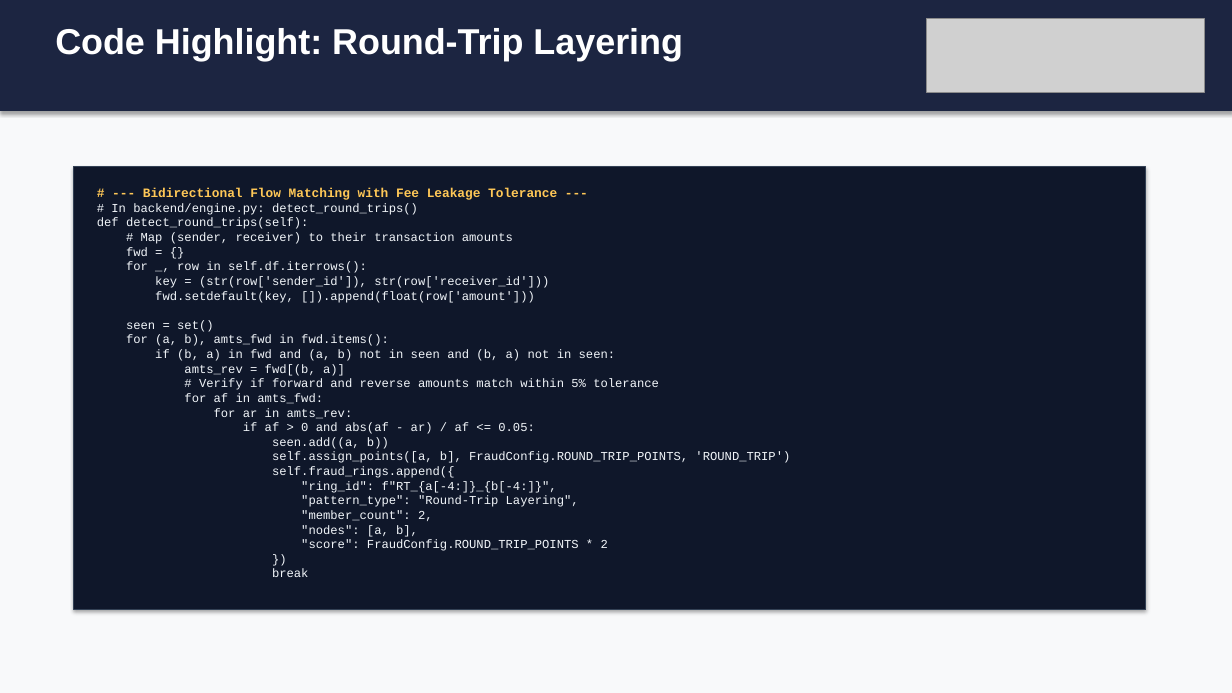
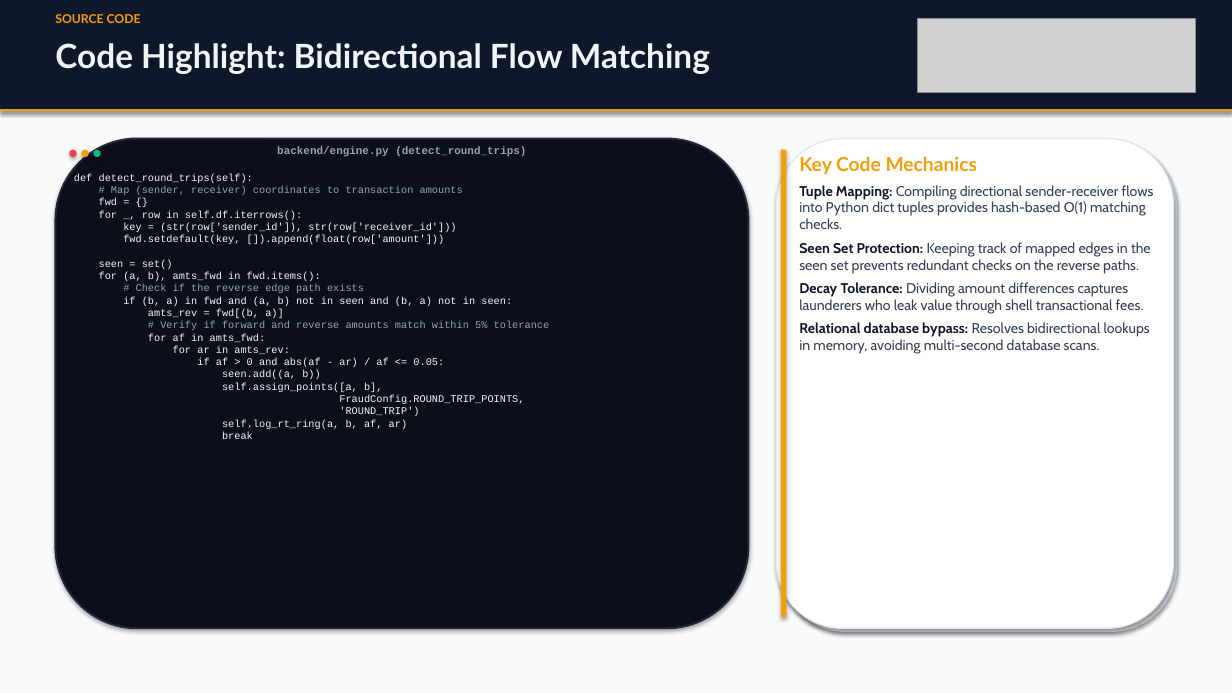
Before and after one commit to kirancodes-dev/financial-crime-graph-engine, a slide deck: slide 15 of backend/Fraud_Analysis_Presentation.pptx (slide 14 before the commit). Drawn at 1232x693 pixels with LibreOffice and Linux fonts; fonts in the diff are those of the drawing; grey boxes stand for pictures. Boxes give left, top, right and bottom in pixels: in the first picture for what was removed or moved away, otherwise in the second. Text is boxed around its words. In the diff, an @@ line names an element or a change of style, - is before the commit and + after.

Commit message:
docs: run document generator using custom beautiful presentation engine

```diff
--- a/backend/Fraud_Analysis_Presentation.pptx
+++ b/backend/Fraud_Analysis_Presentation.pptx
@@ background #F8F9FA to #F8FAFC @@
@@ rectangle at (x1=0, y1=0, x2=1232, y2=111): fill #1C2541 to #0F172A; outline #1C2541 0.75 pt to none @@
@@ text added at (x1=55, y1=14, x2=141, y2=23), 9.5 pt, text #F59E0B, bold @@
+SOURCE CODE
@@ picture moved from (x1=927, y1=18, x2=1204, y2=92) to (x1=918, y1=18, x2=1195, y2=92) @@
@@ text at (x1=55, y1=43, x2=710, y2=74): text changed; size 28 to 26 pt; font Arial to Lato; text colour #FFFFFF to #F1F5F9 @@
-Code Highlight: Round-Trip Layering
+Code Highlight: Bidirectional Flow Matching
@@ rectangle added at (x1=0, y1=109, x2=1232, y2=111), fill #F59E0B @@
@@ rounded rectangle added at (x1=55, y1=139, x2=749, y2=628), fill #0B0F19, outline #1E293B 1.5 pt @@
@@ text added at (x1=277, y1=146, x2=526, y2=157), 8.5 pt, text #94A3B8, bold @@
+backend/engine.py (detect_round_trips)
@@ rounded rectangle added at (x1=776, y1=139, x2=1174, y2=628), fill #FFFFFF, outline #E2E8F0 1 pt @@
@@ rounded rectangle added at (x1=780, y1=142, x2=1177, y2=632), fill #E2E8F0 @@
@@ ellipse added at (x1=69, y1=150, x2=77, y2=157), fill #EF4444 @@
@@ text at (x1=74, y1=174, x2=550, y2=439): size 9.5 to 8 pt in "def detect_round_trips(self):", "fwd = {}", "for _, row in self.df.iterrows():", "key = (str(row['sender_id']), str(row['receiver_id']))" and 11 more places; text colour #F1F5F9 to #94A3B8 in "# Verify if forward and reverse amounts ..." @@
@@ text "def detect_round_trips(self):" moved from (x1=97, y1=188, x2=790, y2=577) to (x1=74, y1=174, x2=550, y2=439) @@
@@ rectangle removed at (x1=74, y1=166, x2=1146, y2=610) @@
@@ ellipse added at (x1=81, y1=150, x2=89, y2=157), fill #F59E0B @@
@@ ellipse added at (x1=93, y1=150, x2=101, y2=157), fill #10B981 @@
@@ rectangle added at (x1=781, y1=150, x2=787, y2=617), fill #F59E0B @@
@@ text added at (x1=799, y1=156, x2=1154, y2=354), 11 pt, text #334155 @@
+Key Code Mechanics
+Tuple Mapping: Compiling directional sender-receiver flows into Python dict tuples provides hash-based O(1) matching checks.
+Seen Set Protection: Keeping track of mapped edges in the seen set prevents redundant checks on the reverse paths.
+Decay Tolerance: Dividing amount differences captures launderers who leak value through shell transactional fees.
+Relational database bypass: Resolves bidirectional lookups in memory, avoiding multi-second database scans.
@@ text at (x1=111, y1=188, x2=557, y2=215): paragraphs removed @@
-# --- Bidirectional Flow Matching with Fee Leakage Tolerance ---
-# In backend/engine.py: detect_round_trips()
@@ text at (x1=111, y1=186, x2=463, y2=195): text changed; size 9.5 to 8 pt; text colour #F1F5F9 to #94A3B8 @@
-# Map (sender, receiver) to their transaction amounts
+# Map (sender, receiver) coordinates to transaction amounts
@@ text at (x1=136, y1=284, x2=364, y2=293): paragraph added @@
+# Check if the reverse edge path exists
@@ text at (x1=222, y1=383, x2=524, y2=429): text changed; size 9.5 to 8 pt @@
-self.assign_points([a, b], FraudConfig.ROUND_TRIP_POINTS, 'ROUND_TRIP')
-self.fraud_rings.append({
-"ring_id": f"RT_{a[-4:]}_{b[-4:]}",
-"pattern_type": "Round-Trip Layering",
-"member_count": 2,
-"nodes": [a, b],
-"score": FraudConfig.ROUND_TRIP_POINTS * 2
-})
+self.assign_points([a, b],
+FraudConfig.ROUND_TRIP_POINTS,
+'ROUND_TRIP')
+self.log_rt_ring(a, b, af, ar)
```
Also in this commit, not shown: 5 other slides changed, 18 slides added, 14 slides removed, 4 other files.
